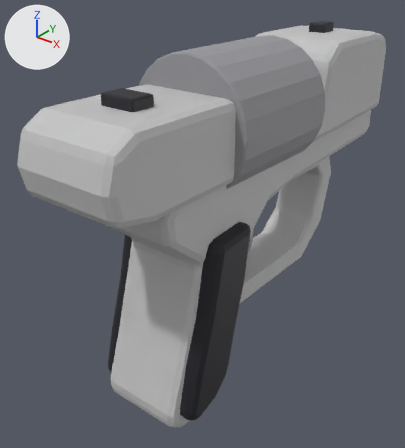
The glTF model assets/guns/con-revolver-chunky.glb, before and after one commit.
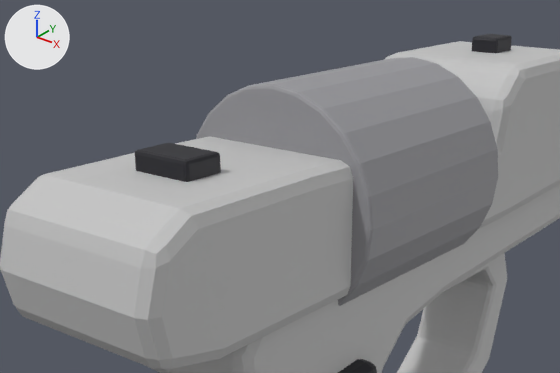
Each version is shown whole from a 50 mm lens placed at (0.159, -0.175, 0.119), pointed at (-0.013, 0.04, -0.014), then close up on the part from 4% to 90% of the width and 0% to 51% of the height. Arrows for +X, +Y and +Z are at upper left; the lights stay in place. The last two pictures show the newer version. Objects named as collision shapes, trigger or cutter boxes, shadow casters or lower levels of detail are left out. Where no turn or scale is listed for an object, it has been applied to the vertices. Vertices at exactly the same position are counted once.

Objects in the first close-up: 'barrel_shell_lod0', 'fixed_cylinder_lod0', 'frame_lod0', 'front_sight_geometry_lod0', 'rear_sight_geometry_lod0', 'trigger_guard_lod0' and 1 more.
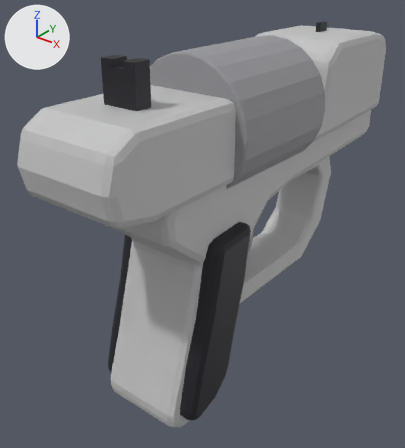
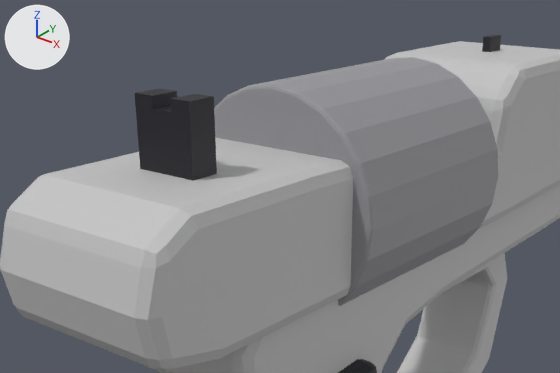
Where the change shows, as pixel boxes [x1, y1, x2, y2] in the close-ups (560 x 373 px):
'rear_sight_geometry_lod0', reshaped, moved (133% taller)
    before: [135, 143, 221, 182]
    after: [135, 89, 217, 181]
'front_sight_geometry_lod0', reshaped (51% narrower, 10% shorter)
    before: [472, 34, 512, 53]
    after: [482, 35, 501, 52]

The change in detail:
me_front_sight_geometry_lod0 is used by ob_front_sight_geometry_lod0; location (0.0, 0.133, 0.08).
me_front_sight_geometry_lod0 had 56 vertices, 108 faces and spanned x -0.005..0.005, y -0.006..0.006, z -0.003..0.003.
me_front_sight_geometry_lod0 now has 56 vertices, 108 faces and spans x -0.0015..0.0015, y -0.004..0.004, z -0.003..0.003.
me_front_sight_geometry_lod0 part 1: 56 of 56 vertices moved; they spanned x -0.005..0.005, y -0.006..0.006, z -0.003..0.003 and now span x -0.0015..0.0015, y -0.004..0.004, z -0.003..0.003; mean shift (0.0, 0.0, 0.0).
me_rear_sight_geometry_lod0 is used by ob_rear_sight_geometry_lod0; location (0.0, -0.023, 0.067).
me_rear_sight_geometry_lod0 had 56 vertices, 108 faces and spanned x -0.009..0.009, y -0.006..0.006, z -0.003..0.003.
me_rear_sight_geometry_lod0 now has 16 vertices, 28 faces and spans x -0.009..0.009, y -0.004..0.004, z -0.0095..0.0095.
me_rear_sight_geometry_lod0 part 2: the whole mesh is rebuilt.
Object 'rear_sight_geometry_lod0' (ob_rear_sight_geometry_lod0) moves from (0.0, -0.023, 0.067) to (0.0, -0.023, 0.0735).
